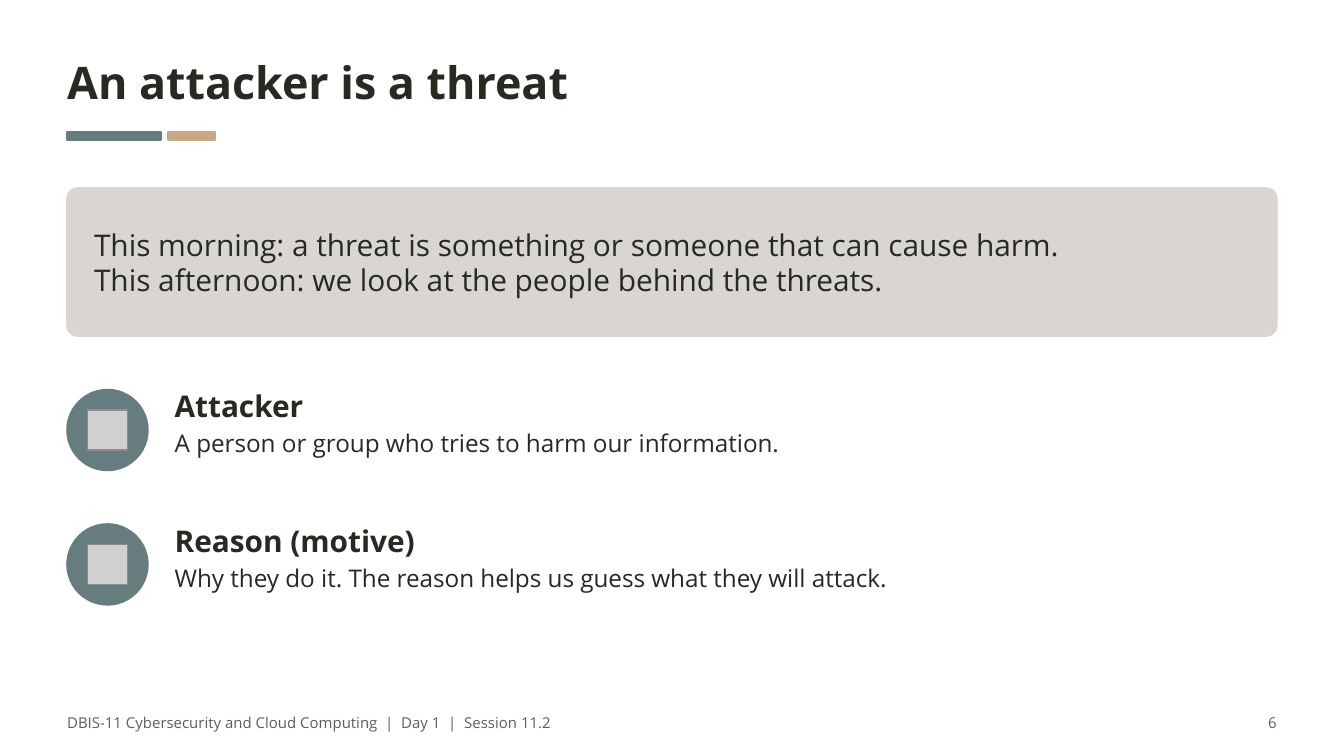
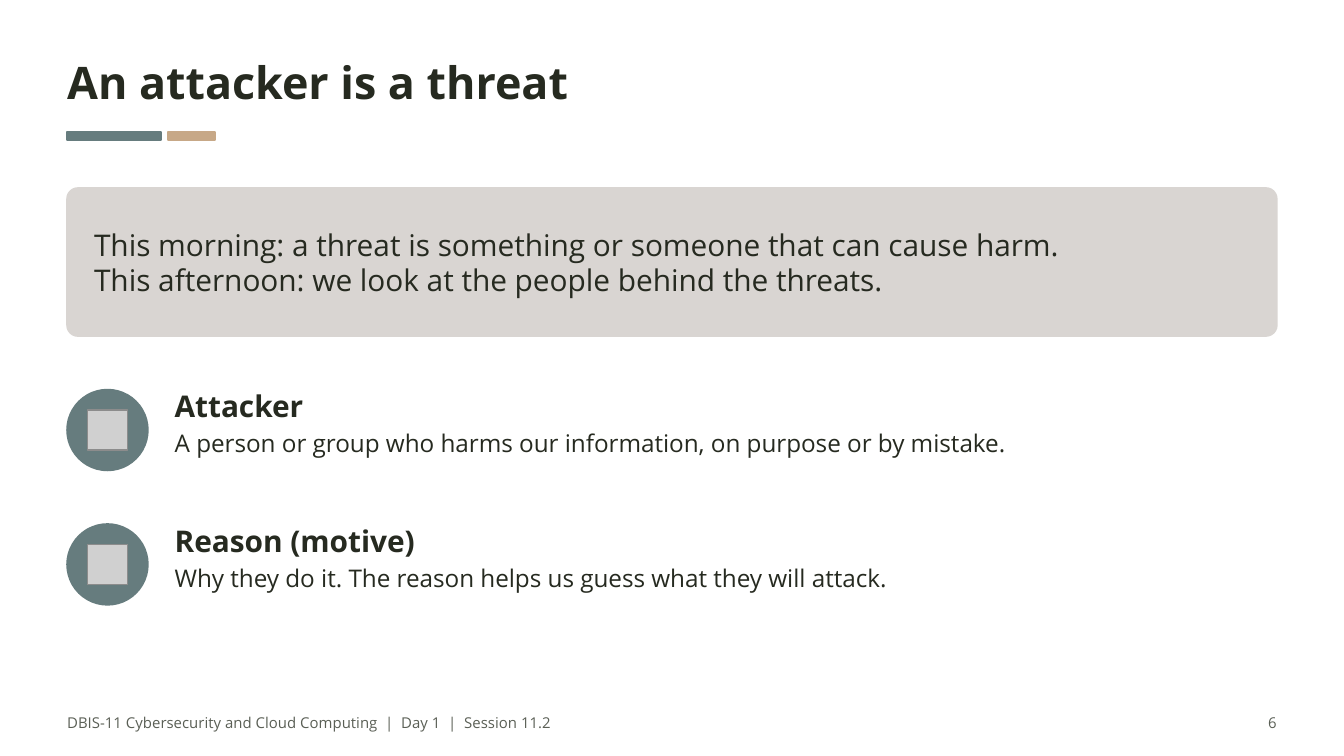
Before and after one commit to nirangadh/DBIS-Cybersecurity-and-Cloud-Computing, a slide deck: slide 6 of slides/11-02-who-attacks-and-how.pptx. Drawn at 1344x756 pixels with LibreOffice and Linux fonts; fonts in the diff are those of the drawing; grey boxes stand for pictures. Boxes give left, top, right and bottom in pixels: in the first picture for what was removed or moved away, otherwise in the second. Text is boxed around its words. In the diff, an @@ line names an element or a change of style, - is before the commit and + after.

```diff
--- a/slides/11-02-who-attacks-and-how.pptx
+++ b/slides/11-02-who-attacks-and-how.pptx
@@ text at box(175, 433, 1005, 458): text changed @@
-A person or group who tries to harm our information.
+A person or group who harms our information, on purpose or by mistake.
```
Also in this commit, not shown: 1 other slide changed, 59 other files.
